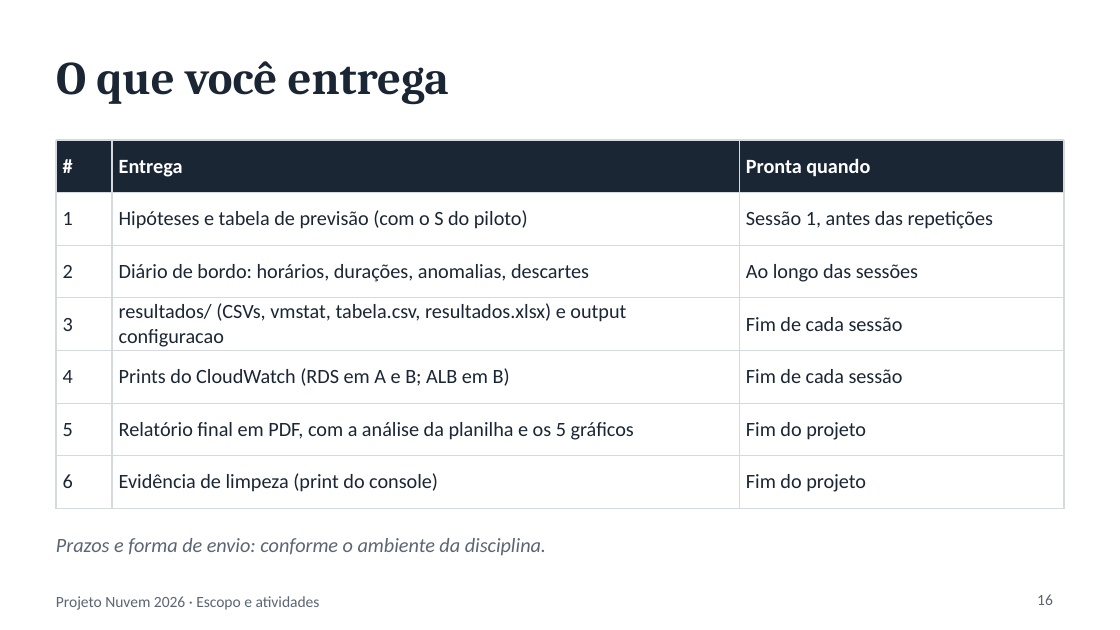
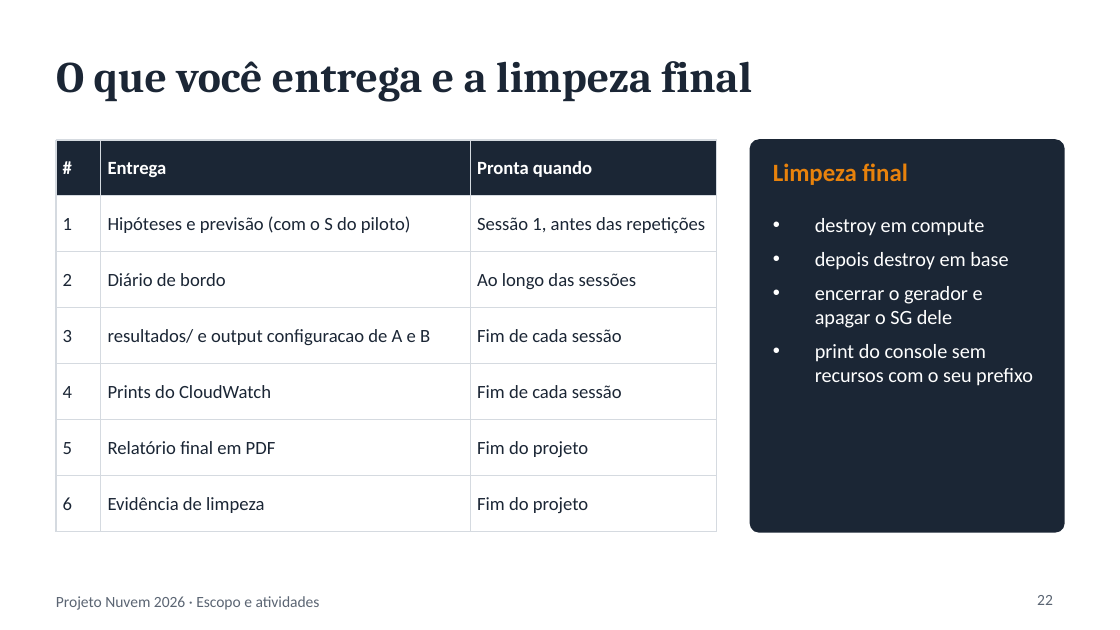
Before and after one commit to emadruga/projeto-aws-chatbot, a slide deck: slide 22 of docs/slides/ESCOPO_E_ATIVIDADES.pptx (slide 16 before the commit). Drawn at 1120x630 pixels with LibreOffice and Linux fonts; fonts in the diff are those of the drawing. Boxes give left, top, right and bottom in pixels: in the first picture for what was removed or moved away, otherwise in the second. Text is boxed around its words. In the diff, an @@ line names an element or a change of style, - is before the commit and + after.

```diff
--- a/docs/slides/ESCOPO_E_ATIVIDADES.pptx
+++ b/docs/slides/ESCOPO_E_ATIVIDADES.pptx
@@ title at (56, 61, 752, 102): text changed; size 30 to 28 pt @@
-O que você entrega
+O que você entrega e a limpeza final
@@ table at (56, 140, 717, 532) @@
-row 2, column 2: Hipóteses e tabela de previsão (com o S do piloto)
+row 2, column 2: Hipóteses e previsão (com o S do piloto)
-row 3, column 2: Diário de bordo: horários, durações, anomalias, descartes
+row 3, column 2: Diário de bordo
-row 4, column 2: resultados/ (CSVs, vmstat, tabela.csv, resultados.xlsx) e output configuracao
+row 4, column 2: resultados/ e output configuracao de A e B
-row 5, column 2: Prints do CloudWatch (RDS em A e B; ALB em B)
+row 5, column 2: Prints do CloudWatch
-row 6, column 2: Relatório final em PDF, com a análise da planilha e os 5 gráficos
+row 6, column 2: Relatório final em PDF
-row 7, column 2: Evidência de limpeza (print do console)
+row 7, column 2: Evidência de limpeza
@@ size 13 to 12 pt in "#", "Entrega", "Pronta quando", "1" and 11 more places @@
@@ table: place and size @@
-table at (56, 140, 1064, 496)
+table at (56, 140, 717, 532)
@@ rounded rectangle added at (750, 140, 1064, 532), fill #1B2635, outline #1B2635 1 pt @@
@@ text added at (773, 163, 907, 185), 16 pt, text #E8820C, bold @@
+Limpeza final
@@ text added at (815, 218, 1033, 386), 13 pt, text #FFFFFF @@
+• destroy em compute
+• depois destroy em base
+• encerrar o gerador e apagar o SG dele
+• print do console sem recursos com o seu prefixo
@@ text removed at (56, 538, 546, 556) @@
-Prazos e forma de envio: conforme o ambiente da disciplina.
@@ page number at (1037, 595, 1053, 605): text changed @@
-16
+22
```
Also in this commit, not shown: 10 other slides changed, 13 slides added, 8 slides removed, 5 other files.
